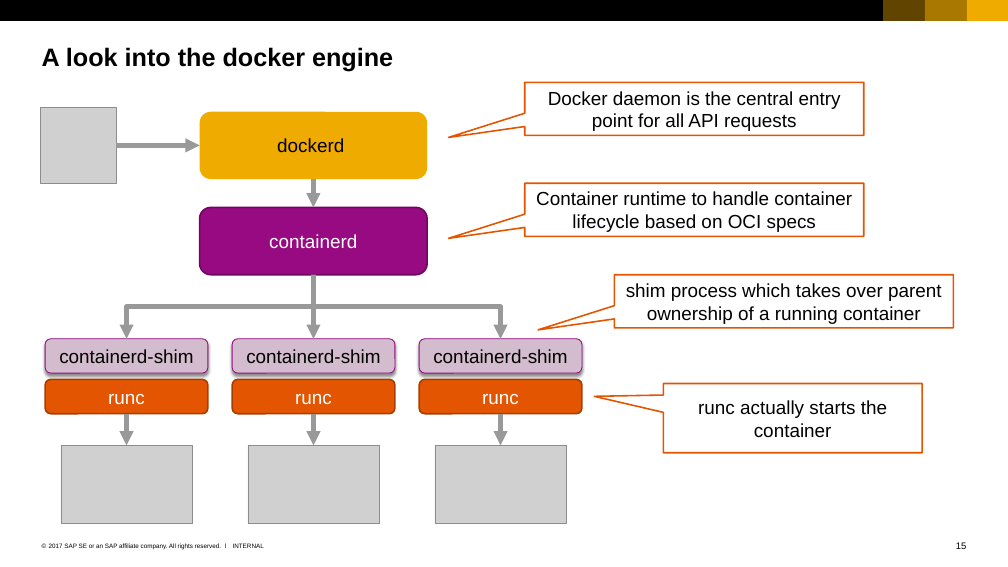
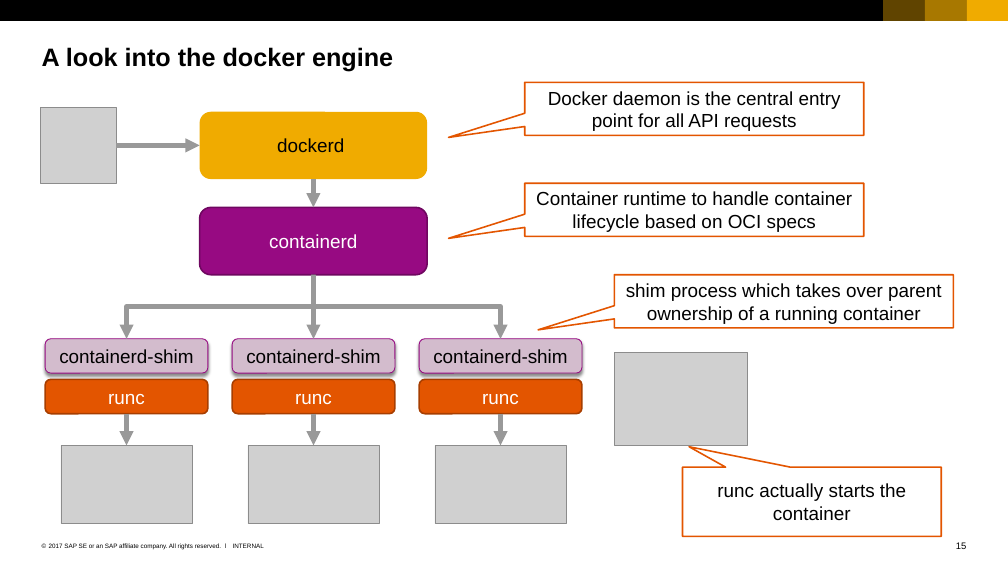
Before and after one commit to cuijiyao01/docker-k8s-training, a slide deck: slide 15 of docker/02_Members_of_docker_universe.pptx. Drawn at 1008x567 pixels with LibreOffice and Linux fonts; fonts in the diff are those of the drawing; grey boxes stand for pictures. Boxes give left, top, right and bottom in pixels: in the first picture for what was removed or moved away, otherwise in the second. Text is boxed around its words. In the diff, an @@ line names an element or a change of style, - is before the commit and + after.

Commit message:
+ runc icon

```diff
--- a/docker/02_Members_of_docker_universe.pptx
+++ b/docker/02_Members_of_docker_universe.pptx
@@ picture added at box(614, 352, 747, 445) @@
@@ speech box "runc actually starts the container": place and size @@
-speech box "runc actually starts the container" at box(663, 383, 922, 453)
+speech box "runc actually starts the container" at box(682, 467, 941, 536)
@@ speech box "runc actually starts the container" at box(682, 467, 941, 536): proportions changed @@
```
